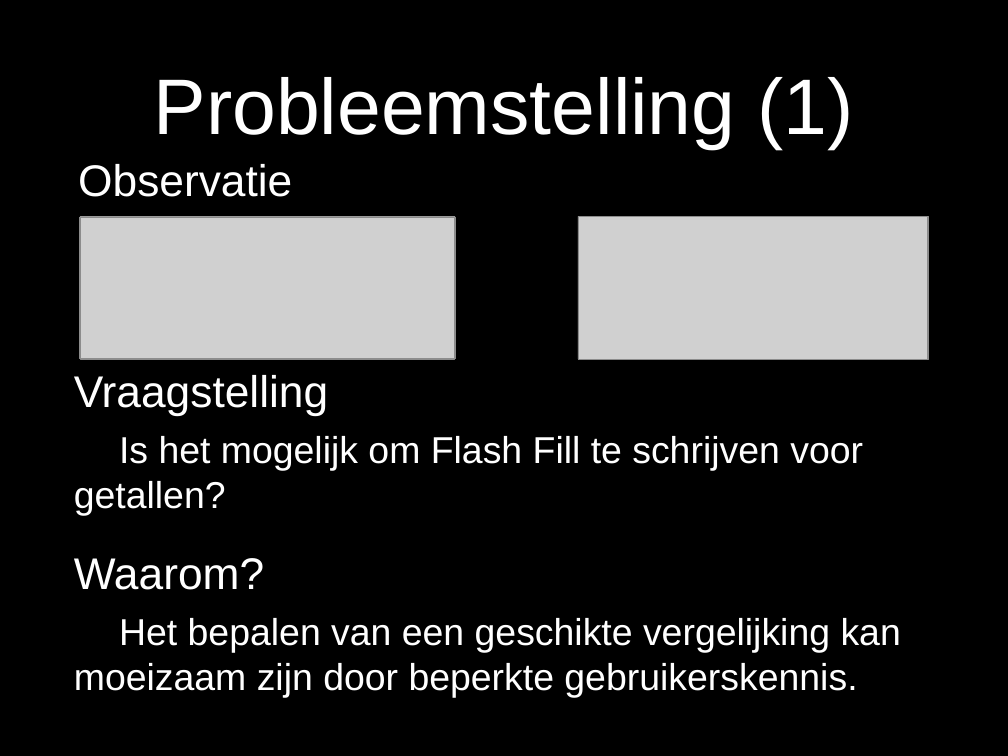
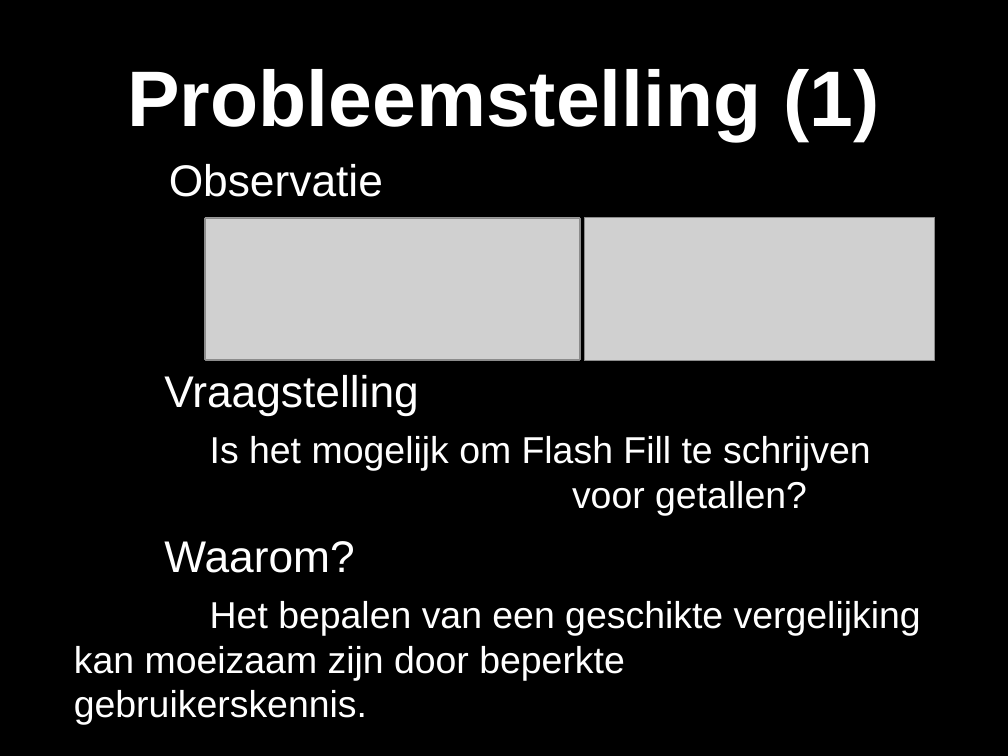
Before and after one commit to TomDeGroote/Bachelorproef, a slide deck: slide 2 of Probleemstelling/Presentatie/ProbleemstellingV3.pptx. Drawn at 1008x756 pixels with LibreOffice and Linux fonts; fonts in the diff are those of the drawing; grey boxes stand for pictures. Boxes give left, top, right and bottom in pixels: in the first picture for what was removed or moved away, otherwise in the second. Text is boxed around its words. In the diff, an @@ line names an element or a change of style, - is before the commit and + after.

```diff
--- a/Probleemstelling/Presentatie/ProbleemstellingV3.pptx
+++ b/Probleemstelling/Presentatie/ProbleemstellingV3.pptx
@@ title "Probleemstelling (1)": place and size @@
-title "Probleemstelling (1)" at (154,77,853,150)
+title "Probleemstelling (1)" at (127,69,879,141)
@@ title "Probleemstelling (1)" at (127,69,879,141): bold on @@
@@ text "Observatie": place and size @@
-text "Observatie" at (78,164,292,197)
+text "Observatie" at (169,164,383,197)
@@ 4 pictures: place and size @@
-4 pictures at (79,216,456,359)
+4 pictures at (204,217,581,360)
@@ 4 pictures: place and size @@
-4 pictures at (578,216,928,359)
+4 pictures at (584,218,934,360)
@@ text at (164,541,354,573): less space between paragraphs @@
```
Also in this commit, not shown: 3 other slides changed.
